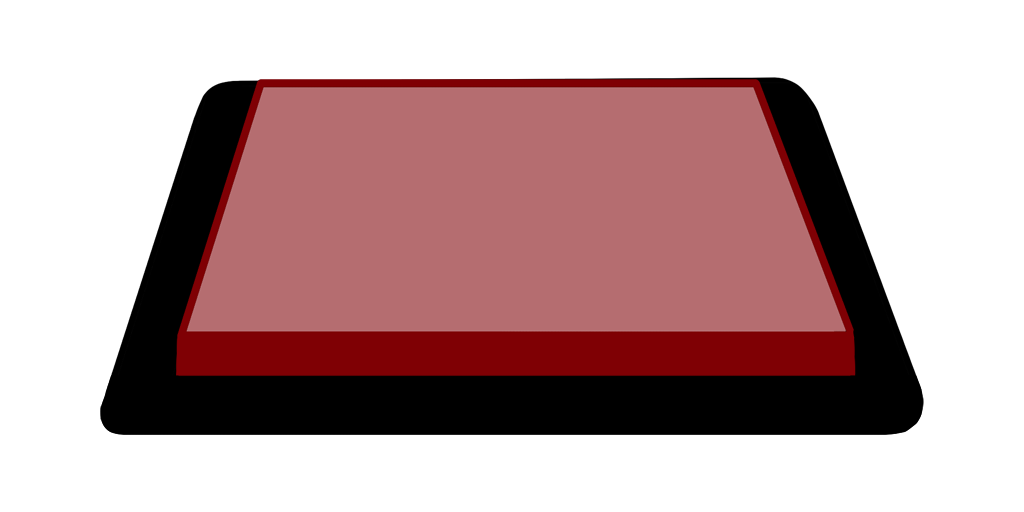
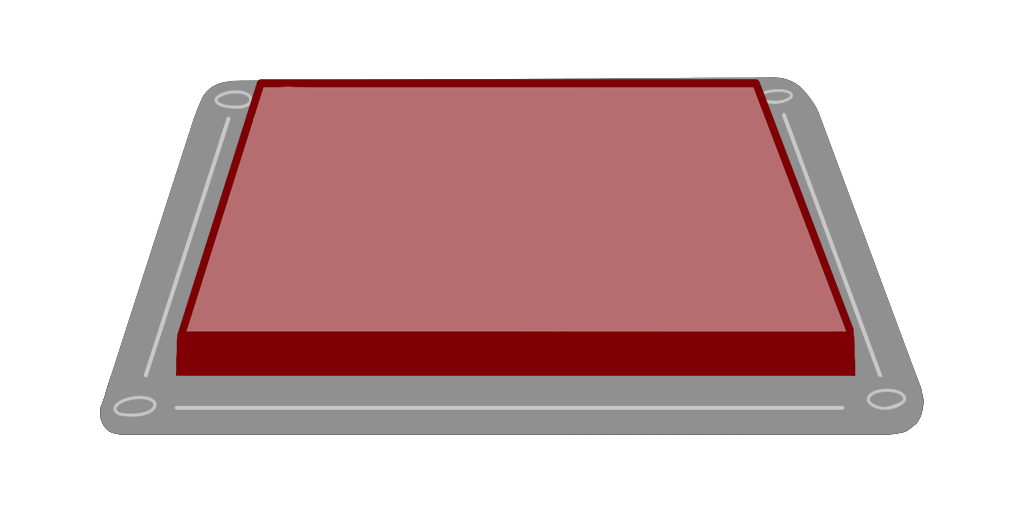
Two versions of the same layered image (1024 × 512). Layer-by-layer changes:
painted on "base frontal" over (x1=100, y1=374, x2=924, y2=435)
painted on "interruptor" over (x1=203, y1=86, x2=828, y2=331)
painted on "base" over (x1=100, y1=77, x2=924, y2=435)
